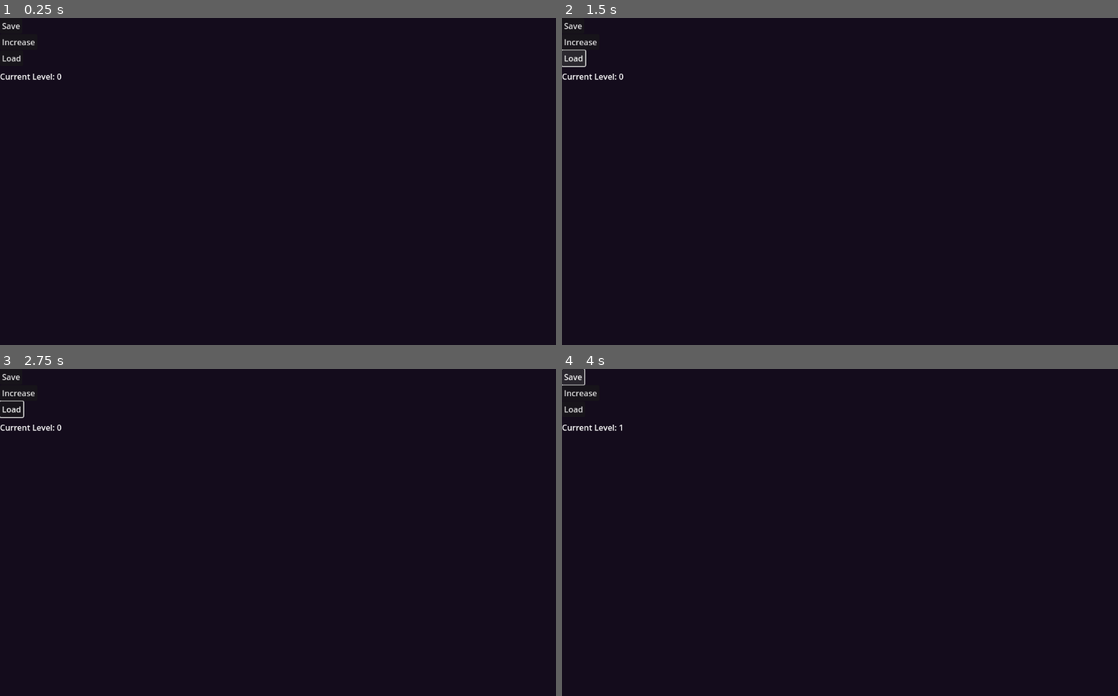
Above: before the commit, frames 1-4 (two rows, left to right).
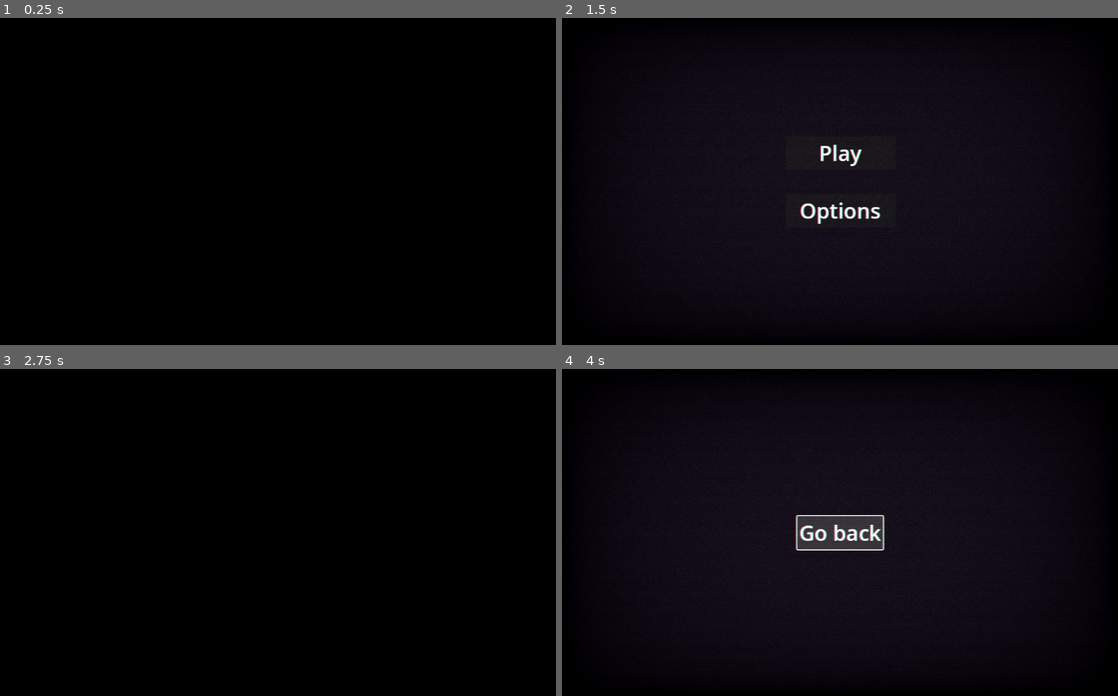
Above: after the commit, the same moments.

Repository: Boyquotes/LastOne
Game: Godot game, scene res://screens/Menu/Screens.tscn
Same seed, same stepped clock (60 frames per second), same inputs: the game is played once before the commit and once after it. Before the commit the project starts from res://screens/Menu.tscn.
Inputs (mouse positions are in pixels of both pictures, inside the frame that each line leads up to):
- Up to frame 1 (0.25 s): no input
- Up to frame 2 (1.5 s): click (573, 24) at 0.5 s, where only the run before the commit has a clickable "Save"; click (573, 57) at 1.25 s, where only the run before the commit has a clickable "Load"
- Up to frame 3 (2.75 s): click (278, 561) at 2 s, where only the run after the commit has a clickable "Options"
- Up to frame 4 (4 s): click (578, 391) at 2.75 s, where only the run before the commit has a clickable "Increase"; click "Save" (after the commit: "Go back") at 3.5 s

The runs differ from the first frame. In frame 1, 100% of the frame differs, in the area x 0-100%, y 0-100%; in frame 2, 8.6%; in frame 3, 100%; in frame 4, 9.6%.
Error after the commit: Attempt to call function 'has_node' in base 'null instance' on a null instance. (res://screens/Menu/Screens.gd:19)

Commit message:
Menu flow

Diff:
--- a/components/ActivateComponent.gd
+++ b/components/ActivateComponent.gd
@@ -6,14 +6,14 @@
 @export var sprite: Sprite2D
 
 func _ready():
-	sprite.modulate = initial_color
+    sprite.modulate = initial_color
 
 func activate():
-	var tween = get_tree().create_tween()
-	tween.set_ease(Tween.EASE_IN_OUT)
-	tween.tween_property(sprite, 'modulate', active_color, 0.2)
+    var tween = get_tree().create_tween()
+    tween.set_ease(Tween.EASE_IN_OUT)
+    tween.tween_property(sprite, 'modulate', active_color, 0.2)
 
 func deactivate():
-	var tween = get_tree().create_tween()
-	tween.set_ease(Tween.EASE_IN_OUT)
-	tween.tween_property(sprite, 'modulate', initial_color, 0.2)
+    var tween = get_tree().create_tween()
+    tween.set_ease(Tween.EASE_IN_OUT)
+    tween.tween_property(sprite, 'modulate', initial_color, 0.2)
--- a/components/LevelMetadataComponent.gd
+++ b/components/LevelMetadataComponent.gd
@@ -6,5 +6,7 @@
 @export var best_number_of_moves: int = 0
 @export var level_title: String = ''
 
+@export var next_level: PackedScene
+
 func set_label_text(label: Label):
   label.text = '%02d - %02d' % [world_number, level_number]
--- /dev/null
+++ b/components/UI/ScreenChangerComponent.gd
@@ -0,0 +1,7 @@
+extends Node2D
+class_name ScreenChangerComponent
+
+signal change_scene_requested(newScene: PackedScene)
+
+func change_scene(newScene: PackedScene):
+    emit_signal("change_scene_requested", newScene)
--- /dev/null
+++ b/components/UI/ScreenChangerComponent.tscn
@@ -0,0 +1,6 @@
+[gd_scene load_steps=2 format=3 uid="uid://b51mcy27bpsaf"]
+
+[ext_resource type="Script" path="res://components/UI/ScreenChangerComponent.gd" id="1_gg1ix"]
+
+[node name="ScreenChangerComponent" type="Node2D"]
+script = ExtResource("1_gg1ix")
--- a/gameObjects/movable/battery/Battery.gd
+++ b/gameObjects/movable/battery/Battery.gd
@@ -6,7 +6,7 @@
 signal off_exit
 
 func _on_react_area_area_entered(area: Area2D):
-	var parent = area.get_parent()
+    var parent = area.get_parent()
 
-	if !"type" in parent:
-		return
+    if !"type" in parent:
+        return
--- a/gameObjects/movable/battery/Battery.tscn
+++ b/gameObjects/movable/battery/Battery.tscn
@@ -1,4 +1,4 @@
-[gd_scene load_steps=8 format=3]
+[gd_scene load_steps=8 format=3 uid="uid://jcljh8psgrod"]
 
 [ext_resource type="Script" path="res://gameObjects/movable/battery/Battery.gd" id="1_k7lty"]
 [ext_resource type="Texture2D" uid="uid://dyk5husexnfnh" path="res://assets/sprites/Sprite-0002.png" id="2_hbaa5"]
--- a/gameObjects/movable/crate/Crate.tscn
+++ b/gameObjects/movable/crate/Crate.tscn
@@ -1,4 +1,4 @@
-[gd_scene load_steps=7 format=3]
+[gd_scene load_steps=7 format=3 uid="uid://r1f0dnqellit"]
 
 [ext_resource type="Script" path="res://gameObjects/movable/crate/Crate.gd" id="1_1qgyc"]
 [ext_resource type="Texture2D" uid="uid://dyk5husexnfnh" path="res://assets/sprites/Sprite-0002.png" id="2_4io46"]
--- a/gameObjects/movable/dummy_crate/DummyCrate.tscn
+++ b/gameObjects/movable/dummy_crate/DummyCrate.tscn
@@ -1,4 +1,4 @@
-[gd_scene load_steps=5 format=3]
+[gd_scene load_steps=5 format=3 uid="uid://cimgd5bl0r35w"]
 
 [ext_resource type="PackedScene" uid="uid://b571ig5opyff7" path="res://components/PushLayerComponent.tscn" id="1_sdm1w"]
 [ext_resource type="Texture2D" uid="uid://dyk5husexnfnh" path="res://assets/sprites/Sprite-0002.png" id="2_4ou41"]
--- a/gameObjects/movable/horizontal/Horizontal.tscn
+++ b/gameObjects/movable/horizontal/Horizontal.tscn
@@ -1,4 +1,4 @@
-[gd_scene load_steps=6 format=3]
+[gd_scene load_steps=6 format=3 uid="uid://cmplk51mbkpts"]
 
 [ext_resource type="Script" path="res://gameObjects/movable/horizontal/Horizontal.gd" id="1_e2mhw"]
 [ext_resource type="Texture2D" uid="uid://dyk5husexnfnh" path="res://assets/sprites/Sprite-0002.png" id="2_blvj4"]
--- a/gameObjects/movable/vertial/Vertical.tscn
+++ b/gameObjects/movable/vertial/Vertical.tscn
@@ -1,4 +1,4 @@
-[gd_scene load_steps=6 format=3]
+[gd_scene load_steps=6 format=3 uid="uid://bspv4dkgnkbux"]
 
 [ext_resource type="Script" path="res://gameObjects/movable/vertial/Vertical.gd" id="1_r8rox"]
 [ext_resource type="PackedScene" uid="uid://b571ig5opyff7" path="res://components/PushLayerComponent.tscn" id="2_k318w"]
--- a/gameObjects/other/GameState.gd
+++ b/gameObjects/other/GameState.gd
@@ -1,13 +1,16 @@
 extends Node2D
 
 @export var current_level := 0
+@export var unlocked_levels := 1
 
 func serialize():
     var serialized = {
-        "current_level": current_level
+        "current_level": current_level,
+        "unlocked_levels": unlocked_levels
     }
 
     return serialized
 
 func deserialize(data: Dictionary):
-    current_level = data.get("current_level")
+    current_level = data.get("current_level", 0)
+    unlocked_levels = data.get("unlocked_levels", 1)
--- /dev/null
+++ b/gameObjects/other/LevelPath.gd
@@ -0,0 +1,13 @@
+@tool
+extends Node2D
+
+@export var is_horizontal = false
+
+func _ready():
+    pass # Replace with function body.
+
+func _process(delta):
+    if (is_horizontal):
+        self.rotation_degrees = 90
+    else:
+        self.rotation_degrees = 0
--- /dev/null
+++ b/gameObjects/other/LevelPath.tscn
@@ -0,0 +1,22 @@
+[gd_scene load_steps=5 format=3 uid="uid://btd7repien4df"]
+
+[ext_resource type="Script" path="res://gameObjects/other/LevelPath.gd" id="1_sq6vn"]
+[ext_resource type="Script" path="res://components/ActivateComponent.gd" id="2_sbc04"]
+[ext_resource type="Texture2D" uid="uid://dyk5husexnfnh" path="res://assets/sprites/Sprite-0002.png" id="3_8kspk"]
+
+[sub_resource type="AtlasTexture" id="AtlasTexture_noy4m"]
+atlas = ExtResource("3_8kspk")
+region = Rect2(80, 32, 16, 16)
+
+[node name="LevelPath" type="Node2D"]
+script = ExtResource("1_sq6vn")
+
+[node name="ActivateComponent" type="Node2D" parent="." node_paths=PackedStringArray("sprite")]
+script = ExtResource("2_sbc04")
+initial_color = Color(0.305882, 0.305882, 0.305882, 1)
+active_color = Color(0.34902, 0.913725, 0.945098, 1)
+sprite = NodePath("../Sprite2D")
+
+[node name="Sprite2D" type="Sprite2D" parent="."]
+texture_filter = 1
+texture = SubResource("AtlasTexture_noy4m")
--- /dev/null
+++ b/gameObjects/other/LevelSelector.gd
@@ -0,0 +1,12 @@
+extends Node2D
+
+@export var level_to_load: PackedScene
+
+
+signal selected
+
+func _ready():
+    pass # Replace with function body.
+
+func _on_texture_button_pressed():
+    emit_signal("selected", level_to_load)
--- /dev/null
+++ b/gameObjects/other/LevelSelector.tscn
@@ -0,0 +1,19 @@
+[gd_scene load_steps=4 format=3 uid="uid://dvk2fqgwvgd73"]
+
+[ext_resource type="Script" path="res://gameObjects/other/LevelSelector.gd" id="1_wy0p0"]
+[ext_resource type="Texture2D" uid="uid://dyk5husexnfnh" path="res://assets/sprites/Sprite-0002.png" id="2_c1242"]
+
+[sub_resource type="AtlasTexture" id="AtlasTexture_qbj2f"]
+atlas = ExtResource("2_c1242")
+region = Rect2(64, 32, 16, 16)
+
+[node name="LevelSelector" type="Node2D"]
+script = ExtResource("1_wy0p0")
+
+[node name="TextureButton" type="TextureButton" parent="."]
+texture_filter = 1
+offset_right = 16.0
+offset_bottom = 16.0
+texture_normal = SubResource("AtlasTexture_qbj2f")
+
+[connection signal="pressed" from="TextureButton" to="." method="_on_texture_button_pressed"]
--- a/levels/World0/Level01.tscn
+++ b/levels/World0/Level01.tscn
@@ -1,7 +1,8 @@
-[gd_scene load_steps=6 format=3 uid="uid://b8lsebd7oirmt"]
+[gd_scene load_steps=7 format=3 uid="uid://b8lsebd7oirmt"]
 
 [ext_resource type="PackedScene" uid="uid://dwgmmi3iquahw" path="res://components/LevelMetadataComponent.tscn" id="1_1jlvc"]
 [ext_resource type="TileSet" uid="uid://dhm6027rcsgug" path="res://assets/tres/BlueTileset.tres" id="2_akcqq"]
+[ext_resource type="PackedScene" uid="uid://b1quhukm2v17l" path="res://levels/World0/Level02.tscn" id="2_ib3h7"]
 [ext_resource type="PackedScene" path="res://gameObjects/movable/vertial/Vertical.tscn" id="3_38a54"]
 [ext_resource type="PackedScene" path="res://gameObjects/mapElements/exit/Exit.tscn" id="4_uvvsu"]
 [ext_resource type="PackedScene" path="res://gameObjects/movable/crate/Crate.tscn" id="5_i2ofb"]
@@ -12,6 +13,7 @@
 level_number = 1
 world_number = 1
 level_title = "Hello world"
+next_level = ExtResource("2_ib3h7")
 
 [node name="MapCenter" type="Marker2D" parent="."]
 position = Vector2(40, 64)
--- /dev/null
+++ b/levels/World0/Levels.tscn
@@ -0,0 +1,43 @@
+[gd_scene load_steps=4 format=3 uid="uid://bbr7vr3yvvggq"]
+
+[ext_resource type="PackedScene" uid="uid://dvk2fqgwvgd73" path="res://gameObjects/other/LevelSelector.tscn" id="1_tbprq"]
+[ext_resource type="PackedScene" uid="uid://b8lsebd7oirmt" path="res://levels/World0/Level01.tscn" id="2_uwgkh"]
+[ext_resource type="PackedScene" uid="uid://btd7repien4df" path="res://gameObjects/other/LevelPath.tscn" id="3_gl0jc"]
+
+[node name="Levels" type="Node2D"]
+
+[node name="LevelSelector" parent="." instance=ExtResource("1_tbprq")]
+position = Vector2(-104, -8)
+level_to_load = ExtResource("2_uwgkh")
+
+[node name="LevelSelector2" parent="." instance=ExtResource("1_tbprq")]
+position = Vector2(-56, -8)
+
+[node name="LevelSelector3" parent="." instance=ExtResource("1_tbprq")]
+position = Vector2(-8, -8)
+
+[node name="LevelSelector4" parent="." instance=ExtResource("1_tbprq")]
+position = Vector2(40, -8)
+
+[node name="LevelSelector5" parent="." instance=ExtResource("1_tbprq")]
+position = Vector2(88, -8)
+
+[node name="LevelPath4" parent="." instance=ExtResource("3_gl0jc")]
+position = Vector2(72, 0)
+rotation = 1.5708
+is_horizontal = true
+
+[node name="LevelPath3" parent="." instance=ExtResource("3_gl0jc")]
+position = Vector2(24, 4.19629e-06)
+rotation = 1.5708
+is_horizontal = true
+
+[node name="LevelPath2" parent="." instance=ExtResource("3_gl0jc")]
+position = Vector2(-24, 2.09815e-06)
+rotation = 1.5708
+is_horizontal = true
+
+[node name="LevelPath" parent="." instance=ExtResource("3_gl0jc")]
+position = Vector2(-72, 0)
+rotation = 1.5708
+is_horizontal = true
--- a/project.godot
+++ b/project.godot
@@ -11,7 +11,7 @@
 [application]
 
 config/name="TheLastOne"
-run/main_scene="res://screens/Menu.tscn"
+run/main_scene="res://screens/Menu/Screens.tscn"
 config/features=PackedStringArray("4.0", "Mobile")
 config/icon="res://icon.svg"
 
--- a/screens/Menu.gd
+++ /dev/null
@@ -1,19 +0,0 @@
-extends Node2D
-
-func _ready():
-  SaveManager.load_game()
-  update_label()
-
-func _on_button_button_down():
-  SaveManager.save_game()
-
-func _on_button_2_button_down():
-  SaveManager.load_game()
-  update_label()
-
-func _on_button_3_button_down():
-  GameState.current_level += 1
-  update_label()
-
-func update_label():
-  $CanvasLayer/Label.text = "Current Level: %d" % GameState.current_level
--- a/screens/Menu.tscn
+++ /dev/null
@@ -1,38 +0,0 @@
-[gd_scene load_steps=2 format=3 uid="uid://bb6bwvi214elw"]
-
-[ext_resource type="Script" path="res://screens/Menu.gd" id="1_uc86w"]
-
-[node name="Menu" type="Node2D"]
-script = ExtResource("1_uc86w")
-
-[node name="Camera2D" type="Camera2D" parent="."]
-zoom = Vector2(4, 4)
-
-[node name="CanvasLayer" type="CanvasLayer" parent="."]
-
-[node name="Label" type="Label" parent="CanvasLayer"]
-offset_top = 104.0
-offset_right = 60.0
-offset_bottom = 130.0
-text = "Test123"
-
-[node name="Button" type="Button" parent="CanvasLayer"]
-offset_right = 8.0
-offset_bottom = 8.0
-text = "Save"
-
-[node name="Button2" type="Button" parent="CanvasLayer"]
-offset_top = 64.0
-offset_right = 46.0
-offset_bottom = 95.0
-text = "Load"
-
-[node name="Button3" type="Button" parent="CanvasLayer"]
-offset_top = 32.0
-offset_right = 74.0
-offset_bottom = 63.0
-text = "Increase"
-
-[connection signal="button_down" from="CanvasLayer/Button" to="." method="_on_button_button_down"]
-[connection signal="button_down" from="CanvasLayer/Button2" to="." method="_on_button_2_button_down"]
-[connection signal="button_down" from="CanvasLayer/Button3" to="." method="_on_button_3_button_down"]
--- /dev/null
+++ b/screens/Menu/MainMenu.gd
@@ -0,0 +1,16 @@
+extends Node2D
+
+@onready var screenChangerComponent: ScreenChangerComponent = $ScreenChangerComponent
+
+var options_screen = preload("res://screens/Menu/Options.tscn")
+var world_screen = preload("res://screens/World.tscn")
+
+func _ready():
+    pass # Replace with function body.
+
+
+func _on_play_pressed():
+    screenChangerComponent.change_scene(world_screen)
+
+func _on_options_pressed():
+    screenChangerComponent.change_scene(options_screen)
--- /dev/null
+++ b/screens/Menu/MainMenu.tscn
@@ -0,0 +1,49 @@
+[gd_scene load_steps=3 format=3 uid="uid://c5nipcspryavw"]
+
+[ext_resource type="Script" path="res://components/UI/ScreenChangerComponent.gd" id="1_kmv0b"]
+[ext_resource type="Script" path="res://screens/Menu/MainMenu.gd" id="1_m6wpr"]
+
+[node name="MainMenu" type="Node2D"]
+script = ExtResource("1_m6wpr")
+
+[node name="ScreenChangerComponent" type="Node2D" parent="."]
+script = ExtResource("1_kmv0b")
+
+[node name="CanvasLayer" type="CanvasLayer" parent="."]
+
+[node name="Container" type="Control" parent="CanvasLayer"]
+layout_mode = 3
+anchors_preset = 15
+anchor_right = 1.0
+anchor_bottom = 1.0
+grow_horizontal = 2
+grow_vertical = 2
+size_flags_vertical = 8
+
+[node name="VBoxContainer" type="VBoxContainer" parent="CanvasLayer/Container"]
+layout_mode = 1
+anchors_preset = 8
+anchor_left = 0.5
+anchor_top = 0.5
+anchor_right = 0.5
+anchor_bottom = 0.5
+offset_left = -108.5
+offset_top = -50.5
+offset_right = 108.5
+offset_bottom = 50.5
+grow_horizontal = 2
+grow_vertical = 2
+theme_override_constants/separation = 48
+
+[node name="Play" type="Button" parent="CanvasLayer/Container/VBoxContainer"]
+layout_mode = 2
+theme_override_font_sizes/font_size = 42
+text = "Play"
+
+[node name="Options" type="Button" parent="CanvasLayer/Container/VBoxContainer"]
+layout_mode = 2
+theme_override_font_sizes/font_size = 42
+text = "Options"
+
+[connection signal="pressed" from="CanvasLayer/Container/VBoxContainer/Play" to="." method="_on_play_pressed"]
+[connection signal="pressed" from="CanvasLayer/Container/VBoxContainer/Options" to="." method="_on_options_pressed"]
--- /dev/null
+++ b/screens/Menu/Options.gd
@@ -0,0 +1,7 @@
+extends Node2D
+
+@onready var screenChangerComponent: ScreenChangerComponent = $ScreenChangerComponent
+var menu_scene = preload("res:///screens/Menu/MainMenu.tscn")
+
+func _on_button_pressed():
+    screenChangerComponent.change_scene(menu_scene)
--- /dev/null
+++ b/screens/Menu/Options.tscn
@@ -0,0 +1,41 @@
+[gd_scene load_steps=3 format=3 uid="uid://btnnnwynsth2d"]
+
+[ext_resource type="Script" path="res://components/UI/ScreenChangerComponent.gd" id="1_dn8j5"]
+[ext_resource type="Script" path="res://screens/Menu/Options.gd" id="1_w61yw"]
+
+[node name="Options" type="Node2D"]
+script = ExtResource("1_w61yw")
+
+[node name="ScreenChangerComponent" type="Node2D" parent="."]
+script = ExtResource("1_dn8j5")
+
+[node name="CanvasLayer" type="CanvasLayer" parent="."]
+
+[node name="Container" type="Control" parent="CanvasLayer"]
+layout_mode = 3
+anchors_preset = 15
+anchor_right = 1.0
+anchor_bottom = 1.0
+grow_horizontal = 2
+grow_vertical = 2
+
+[node name="VBoxContainer" type="VBoxContainer" parent="CanvasLayer/Container"]
+layout_mode = 1
+anchors_preset = 8
+anchor_left = 0.5
+anchor_top = 0.5
+anchor_right = 0.5
+anchor_bottom = 0.5
+offset_left = -20.0
+offset_top = -20.0
+offset_right = 20.0
+offset_bottom = 20.0
+grow_horizontal = 2
+grow_vertical = 2
+
+[node name="Button" type="Button" parent="CanvasLayer/Container/VBoxContainer"]
+layout_mode = 2
+theme_override_font_sizes/font_size = 42
+text = "Go back"
+
+[connection signal="pressed" from="CanvasLayer/Container/VBoxContainer/Button" to="." method="_on_button_pressed"]
--- /dev/null
+++ b/screens/Menu/Screens.gd
@@ -0,0 +1,41 @@
+extends Node2D
+
+var initial_scene = preload("res:///screens/Menu/MainMenu.tscn")
+var current_scene: Node = null
+
+@onready var ScreenTransition = $CanvasLayer/AspectRatioContainer/ScreenTransition
+@onready var ScreenContainer = $ScreenContainer
+
+func _ready():
+    $CanvasLayer.visible = true
+    load_scene(initial_scene)
+
+func _on_change_scene_requested(new_scene: PackedScene):
+    load_scene(new_scene)
+
+func load_scene(scene_node: PackedScene):
+    var instance = scene_node.instantiate()
+
+    if !instance.has_node("ScreenChangerComponent"):
+        assert(false, 'Screen expected to have ScreenChangerComponent defined')
+
+    if (current_scene):
+        var unload_tween = get_tree().create_tween()
+        unload_tween.set_ease(Tween.EASE_IN_OUT)
+        unload_tween.tween_property(ScreenTransition.material, "shader_parameter/circle_size", 1, 1)
+        await unload_tween.finished
+
+        var current_scene_activate_component: ScreenChangerComponent = current_scene.get_node("ScreenChangerComponent")
+        current_scene_activate_component.disconnect("change_scene_requested", self._on_change_scene_requested)
+
+        ScreenContainer.remove_child(current_scene)
+
+    ScreenContainer.add_child(instance)
+    current_scene = instance
+    var current_scene_activate_component: ScreenChangerComponent = current_scene.get_node("ScreenChangerComponent")
+    current_scene_activate_component.connect("change_scene_requested", self._on_change_scene_requested)
+
+    var load_tween = get_tree().create_tween()
+    load_tween.set_ease(Tween.EASE_IN_OUT)
+    load_tween.tween_property(ScreenTransition.material, "shader_parameter/circle_size", 0, 1)
+    await load_tween.finished
--- /dev/null
+++ b/screens/Menu/Screens.tscn
@@ -0,0 +1,69 @@
+[gd_scene load_steps=6 format=3 uid="uid://ci1m7f1yt15u3"]
+
+[ext_resource type="Shader" path="res://assets/shaders/Crt.gdshader" id="1_b6rf7"]
+[ext_resource type="Script" path="res://screens/Menu/Screens.gd" id="1_cr7bf"]
+[ext_resource type="Shader" path="res://assets/shaders/Transition.gdshader" id="3_fxwcu"]
+
+[sub_resource type="ShaderMaterial" id="ShaderMaterial_wfdyn"]
+shader = ExtResource("1_b6rf7")
+shader_parameter/overlay = false
+shader_parameter/scanlines_opacity = 0.196
+shader_parameter/scanlines_width = 0.25
+shader_parameter/grille_opacity = 0.0
+shader_parameter/resolution = Vector2(640, 480)
+shader_parameter/pixelate = false
+shader_parameter/roll = true
+shader_parameter/roll_speed = 8.0
+shader_parameter/roll_size = 15.0
+shader_parameter/roll_variation = 0.1
+shader_parameter/distort_intensity = 0.0
+shader_parameter/noise_opacity = 0.0
+shader_parameter/noise_speed = 5.0
+shader_parameter/static_noise_intensity = 0.03
+shader_parameter/aberration = 0.01
+shader_parameter/brightness = 1.4
+shader_parameter/discolor = true
+shader_parameter/warp_amount = 0.0
+shader_parameter/clip_warp = false
+shader_parameter/vignette_intensity = 0.3
+shader_parameter/vignette_opacity = 1.0
+
+[sub_resource type="ShaderMaterial" id="ShaderMaterial_2qu13"]
+shader = ExtResource("3_fxwcu")
+shader_parameter/diamondPixelSize = 10.0
+shader_parameter/circle_size = 1.0
+
+[node name="Screens" type="Node2D"]
+script = ExtResource("1_cr7bf")
+
+[node name="ScreenContainer" type="Node" parent="."]
+
+[node name="CanvasLayer" type="CanvasLayer" parent="."]
+layer = 10
+visible = false
+
+[node name="CrtLayer" type="ColorRect" parent="CanvasLayer"]
+material = SubResource("ShaderMaterial_wfdyn")
+anchors_preset = 15
+anchor_right = 1.0
+anchor_bottom = 1.0
+grow_horizontal = 2
+grow_vertical = 2
+mouse_filter = 2
+metadata/_edit_lock_ = true
+
+[node name="AspectRatioContainer" type="AspectRatioContainer" parent="CanvasLayer"]
+anchors_preset = 15
+anchor_right = 1.0
+anchor_bottom = 1.0
+grow_horizontal = 2
+grow_vertical = 2
+mouse_filter = 2
+stretch_mode = 0
+metadata/_edit_lock_ = true
+
+[node name="ScreenTransition" type="ColorRect" parent="CanvasLayer/AspectRatioContainer"]
+material = SubResource("ShaderMaterial_2qu13")
+layout_mode = 2
+mouse_filter = 2
+color = Color(0, 0, 0, 1)
--- a/screens/Play.gd
+++ b/screens/Play.gd
@@ -10,13 +10,17 @@
 
 var test_level = preload("res://levels/PlaygroundLevel.tscn")
 
-var level_index = 1
 var crates_on_level = -1
 var current_crates_on_exit = 0
 
 var levels = [test_level, level1, level2, level3, level4, level5]
 var map_states: Array[Dictionary] = []
 var current_level: Node2D
+
+var initial_level: PackedScene = level1
+
+func set_initial_level(level: PackedScene):
+  initial_level = level
 
 func load_level(levelScene: PackedScene):
   var level = levelScene.instantiate()
@@ -70,8 +74,7 @@
   current_level.queue_free()
 
 func _ready():
-  load_level(levels[level_index])
-
+  load_level(initial_level)
 
 func _process(_delta):
   if Input.is_action_just_pressed("ui_accept"):
@@ -87,8 +90,9 @@
   current_crates_on_exit += 1
 
   if current_crates_on_exit == crates_on_level:
-    level_index += 1
-    load_level(levels[level_index])
+    GameState.current_level += 1
+    SaveManager.save_game()
+    load_level(levels[GameState.current_level])
 
 func revert_action():
   var index = map_states.size() - 1
--- /dev/null
+++ b/screens/World.gd
@@ -0,0 +1,31 @@
+extends Node2D
+
+@onready var ScreenTransition = $CanvasLayer/AspectRatioContainer/ScreenTransition
+
+var play_scene = preload("res://screens/Play.tscn")
+var world_0_levels_node = preload("res://levels/World0/Levels.tscn")
+
+func _ready():
+    $CanvasLayer.visible = true
+    SaveManager.load_game()
+
+    var world_0_levels = world_0_levels_node.instantiate()
+
+    add_child(world_0_levels)
+    move_child(world_0_levels, 1)
+
+    for level_selector in world_0_levels.get_children():
+        level_selector.connect("selected", self._on_level_selected)
+
+func _on_level_selected(level: PackedScene):
+    var play_scene_instantion = play_scene.instantiate()
+    play_scene_instantion.set_initial_level(level)
+
+    var unload_tween = get_tree().create_tween()
+    unload_tween.set_ease(Tween.EASE_IN_OUT)
+    unload_tween.tween_property(ScreenTransition.material, "shader_parameter/circle_size", 1, 1)
+    await unload_tween.finished
+
+    queue_free()
+
+    get_node("/root").add_child(play_scene_instantion)
--- /dev/null
+++ b/screens/World.tscn
@@ -0,0 +1,102 @@
+[gd_scene load_steps=8 format=3 uid="uid://0poc2sufh4im"]
+
+[ext_resource type="Script" path="res://screens/World.gd" id="1_sxg1j"]
+[ext_resource type="Shader" path="res://assets/shaders/Crt.gdshader" id="2_3n44l"]
+[ext_resource type="Script" path="res://components/UI/ScreenChangerComponent.gd" id="2_mh15n"]
+[ext_resource type="FontFile" uid="uid://c45jflungici8" path="res://assets/fonts/upheavtt.ttf" id="3_d0ttx"]
+[ext_resource type="Shader" path="res://assets/shaders/Transition.gdshader" id="4_ywbu6"]
+
+[sub_resource type="ShaderMaterial" id="ShaderMaterial_v44qi"]
+shader = ExtResource("2_3n44l")
+shader_parameter/overlay = false
+shader_parameter/scanlines_opacity = 0.196
+shader_parameter/scanlines_width = 0.25
+shader_parameter/grille_opacity = 0.0
+shader_parameter/resolution = Vector2(640, 480)
+shader_parameter/pixelate = false
+shader_parameter/roll = true
+shader_parameter/roll_speed = 8.0
+shader_parameter/roll_size = 15.0
+shader_parameter/roll_variation = 0.1
+shader_parameter/distort_intensity = 0.0
+shader_parameter/noise_opacity = 0.0
+shader_parameter/noise_speed = 5.0
+shader_parameter/static_noise_intensity = 0.03
+shader_parameter/aberration = 0.01
+shader_parameter/brightness = 1.4
+shader_parameter/discolor = true
+shader_parameter/warp_amount = 0.0
+shader_parameter/clip_warp = false
+shader_parameter/vignette_intensity = 0.3
+shader_parameter/vignette_opacity = 1.0
+
+[sub_resource type="ShaderMaterial" id="ShaderMaterial_nt0xg"]
+shader = ExtResource("4_ywbu6")
+shader_parameter/diamondPixelSize = 10.0
+shader_parameter/circle_size = 0.0
+
+[node name="World" type="Node2D"]
+script = ExtResource("1_sxg1j")
+
+[node name="ScreenChangerComponent" type="Node2D" parent="."]
+script = ExtResource("2_mh15n")
+
+[node name="Camera2D" type="Camera2D" parent="."]
+zoom = Vector2(4, 4)
+
+[node name="CanvasLayer" type="CanvasLayer" parent="."]
+visible = false
+
+[node name="CrtLayer" type="ColorRect" parent="CanvasLayer"]
+material = SubResource("ShaderMaterial_v44qi")
+anchors_preset = 15
+anchor_right = 1.0
+anchor_bottom = 1.0
+grow_horizontal = 2
+grow_vertical = 2
+mouse_filter = 2
+metadata/_edit_lock_ = true
+
+[node name="Container" type="Control" parent="CanvasLayer"]
+layout_mode = 3
+anchors_preset = 0
+offset_right = 40.0
+offset_bottom = 40.0
+size_flags_vertical = 8
+
+[node name="MarginContainer2" type="MarginContainer" parent="CanvasLayer/Container"]
+layout_mode = 2
+anchor_left = 0.5
+anchor_top = 1.0
+anchor_right = 0.5
+anchor_bottom = 1.0
+offset_left = 483.5
+offset_top = 567.0
+offset_right = 578.5
+offset_bottom = 607.0
+grow_horizontal = 2
+grow_vertical = 0
+theme_override_constants/margin_bottom = 24
+
+[node name="Label" type="Label" parent="CanvasLayer/Container/MarginContainer2"]
+layout_mode = 2
+theme_override_colors/font_color = Color(1, 1, 1, 1)
+theme_override_fonts/font = ExtResource("3_d0ttx")
+theme_override_font_sizes/font_size = 32
+text = "Tutorial Island"
+
+[node name="AspectRatioContainer" type="AspectRatioContainer" parent="CanvasLayer"]
+anchors_preset = 15
+anchor_right = 1.0
+anchor_bottom = 1.0
+grow_horizontal = 2
+grow_vertical = 2
+mouse_filter = 2
+stretch_mode = 0
+metadata/_edit_lock_ = true
+
+[node name="ScreenTransition" type="ColorRect" parent="CanvasLayer/AspectRatioContainer"]
+material = SubResource("ShaderMaterial_nt0xg")
+layout_mode = 2
+mouse_filter = 2
+color = Color(0, 0, 0, 1)
Binary file changed: assets/Sprite-0002.aseprite
Binary file added: assets/Sprite-0002.png
Not shown, added: assets/Sprite-0002.png.import
Binary file changed: assets/sprites/Sprite-0002.png
